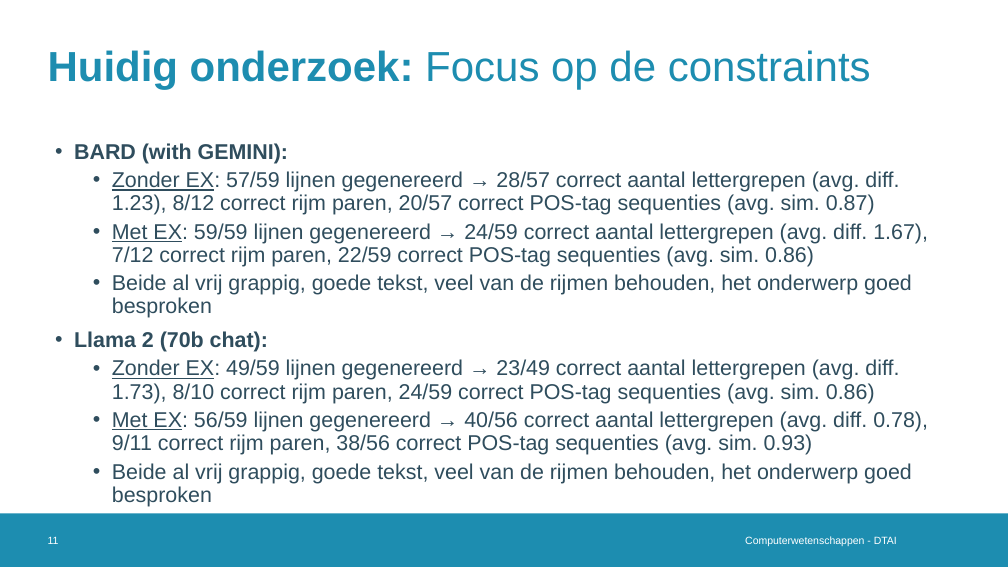
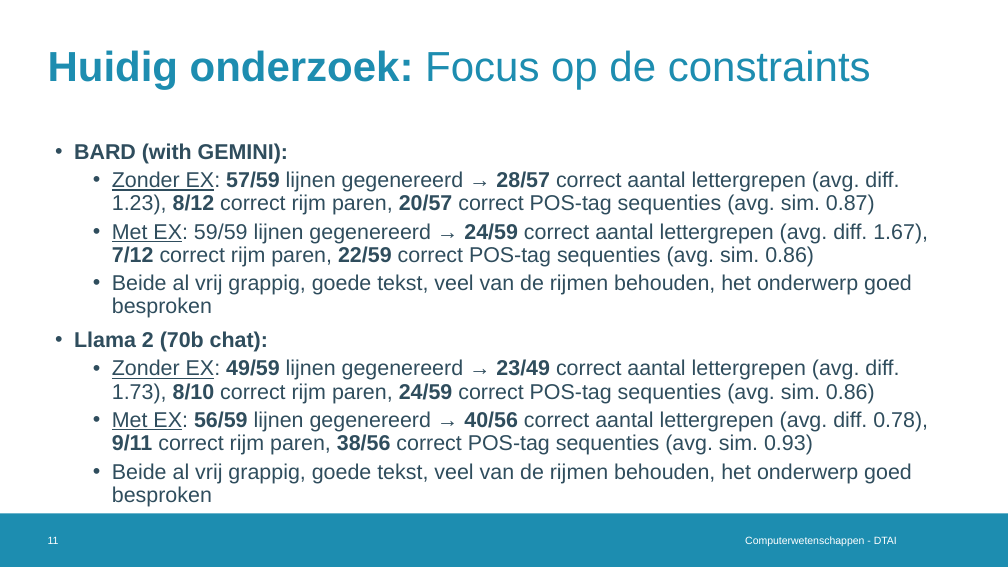
Before and after one commit to Alintermans/Thesis, a slide deck: slide 11 of Presentations/Third Intermediate Presentation/Presentation.pptx. Drawn at 1008x567 pixels with LibreOffice and Linux fonts; fonts in the diff are those of the drawing; background and template pictures are left out. Boxes give left, top, right and bottom in pixels: in the first picture for what was removed or moved away, otherwise in the second. Text is boxed around its words. In the diff, an @@ line names an element or a change of style, - is before the commit and + after.

```diff
--- a/Presentations/Third Intermediate Presentation/Presentation.pptx
+++ b/Presentations/Third Intermediate Presentation/Presentation.pptx
@@ text at (x1=112, y1=171, x2=928, y2=455): bold on in "57/59 28/57 8/12 20/57", "24/59 7/12 22/59", "49/59 23/49 8/10 24/59", "56/59 40/56 9/11 38/56" @@
```
Also in this commit, not shown: 2 other slides changed, 1 slide added, 2 other files.
